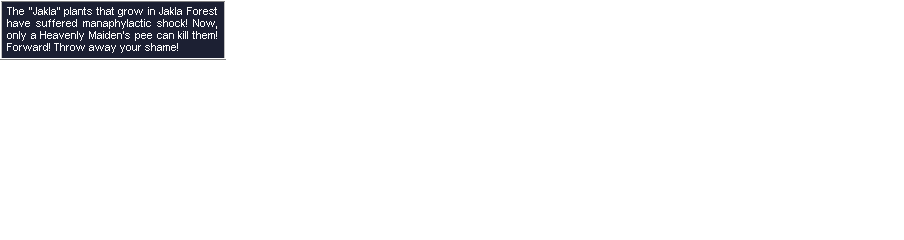
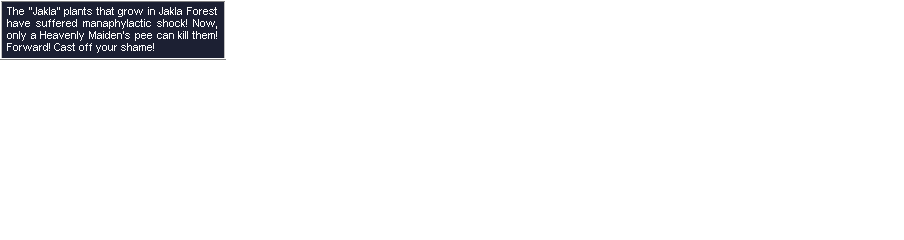
Layered file, before and after one edit (w=904, h=240). Changes by layer:
painted on "EN 4 Lines" over bbox(54, 43, 178, 53)
